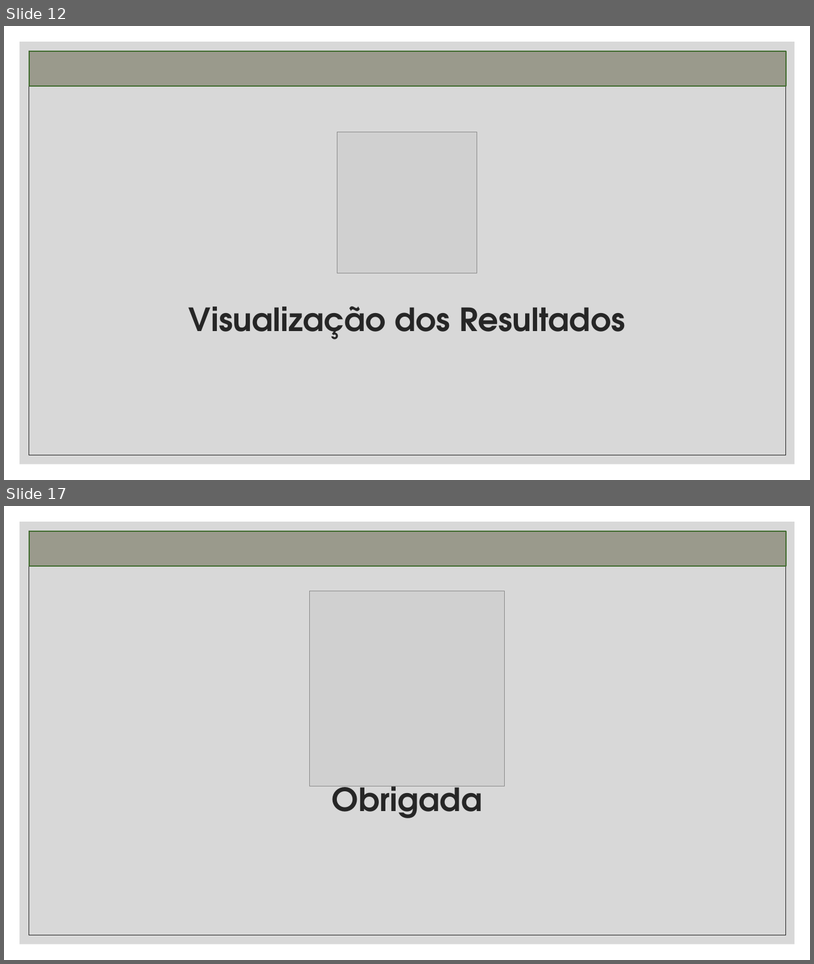
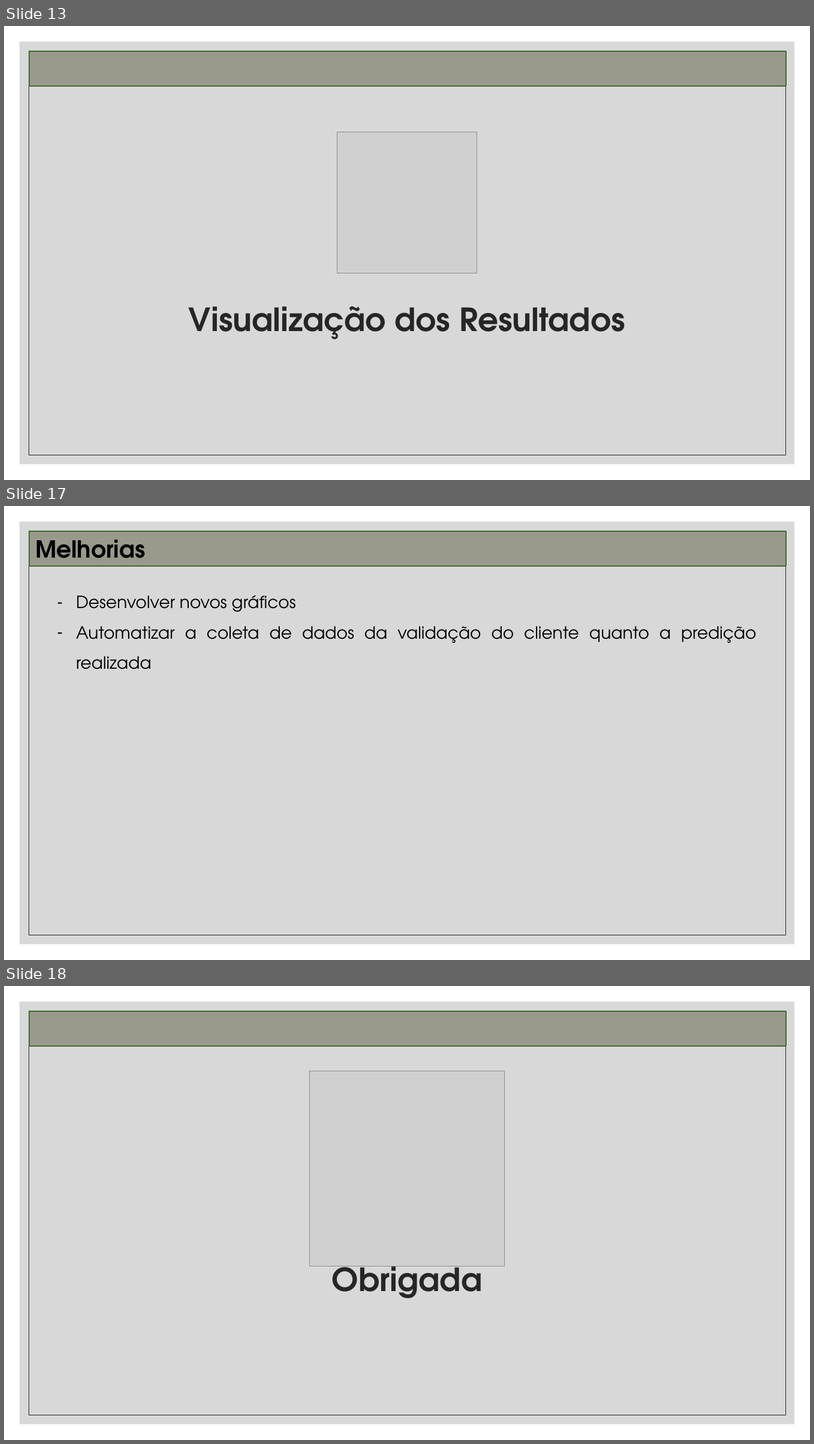
Before and after one commit to tciodaro/mit_data_science, a slide deck: Docs/Project/Projeto AI.pptx. Shown one above the other, each under a label of ours: slides 12 and 17 before the commit, slides 13, 17 and 18 after it; the slides between them are not shown. The pictures are 814x964 and 814x1444 pixels, drawn with LibreOffice and Linux fonts; fonts in the diff are those of the drawing; grey boxes stand for pictures. Boxes give left, top, right and bottom in pixels: in the first picture for what was removed or moved away, otherwise in the second. Text is boxed around its words. In the diff, an @@ line names an element or a change of style, - is before the commit and + after.

```diff
--- a/Docs/Project/Projeto AI.pptx
+++ b/Docs/Project/Projeto AI.pptx
@@ slide 17 added at <box>4,506,810,960</box>, background #FFFFFF; not listed: 2 template elements that a slide beside it also shows @@
@@ rectangle added at <box>29,531,787,566</box>, fill #9A9A8C, outline #416C2F 1.5 pt, 28 pt, text #000000, bold @@
+Melhorias
@@ text added at <box>76,595,756,669</box>, 20 pt, text #000000 @@
+– Desenvolver novos gráficos
+– Automatizar a coleta de dados da validação do cliente quanto a predição realizada
@@ what was slide 12 is now slide 13 @@
@@ what was slide 17 is now slide 18 @@
```
Also in this commit, not shown: 8 slides changed, 1 other slide added, 1 slide removed, 13 other files.
